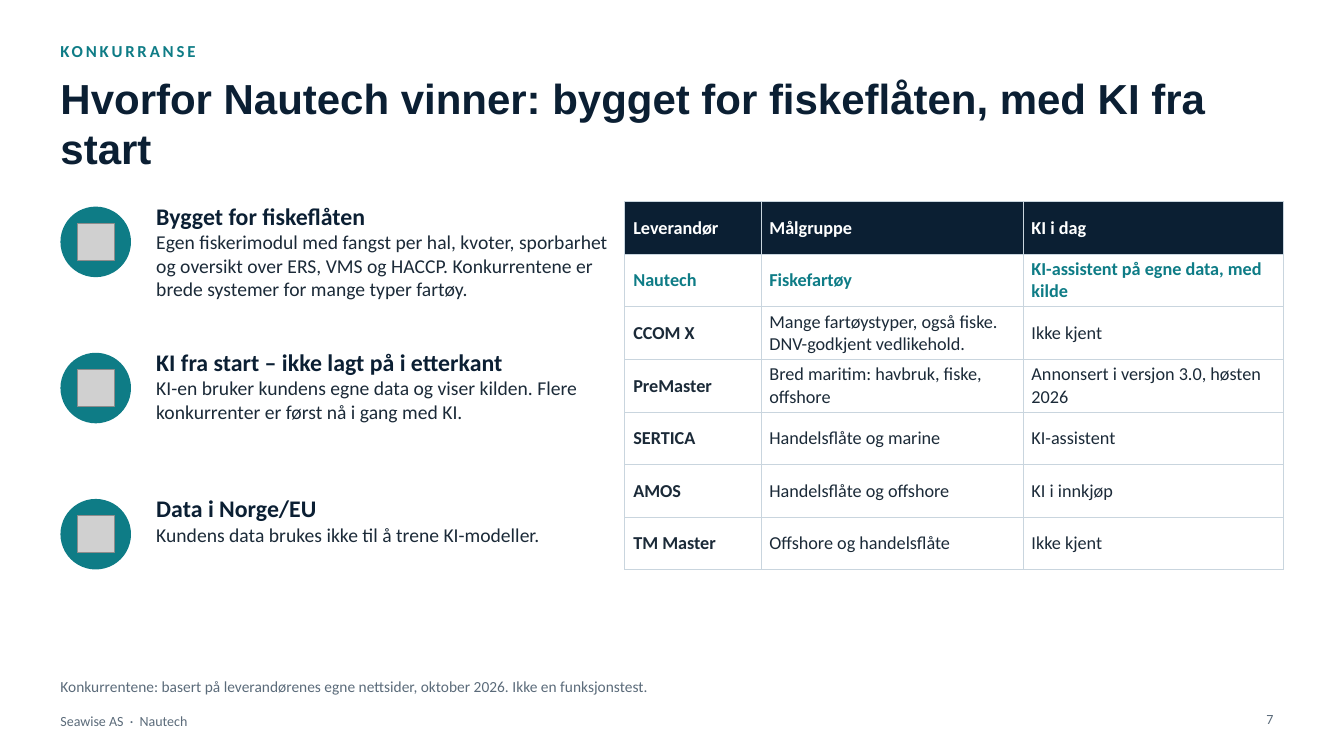
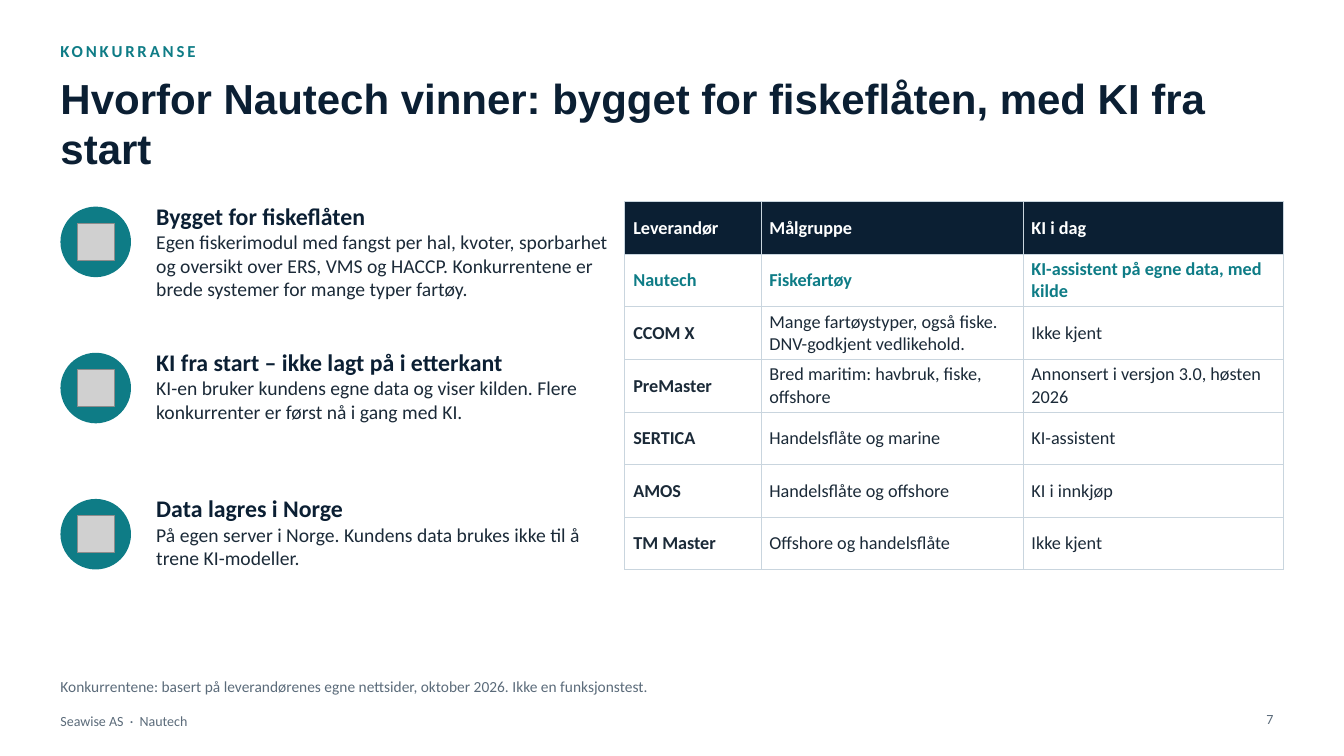
Before and after one commit to akopperstad/Claude, a slide deck: slide 7 of presentasjoner/Nautech - Investorpresentasjon v2.pptx. Drawn at 1344x756 pixels with LibreOffice and Linux fonts; fonts in the diff are those of the drawing; grey boxes stand for pictures. Boxes give left, top, right and bottom in pixels: in the first picture for what was removed or moved away, otherwise in the second. Text is boxed around its words. In the diff, an @@ line names an element or a change of style, - is before the commit and + after.

```diff
--- a/presentasjoner/Nautech - Investorpresentasjon v2.pptx
+++ b/presentasjoner/Nautech - Investorpresentasjon v2.pptx
@@ text at <box>156,500,579,565</box>: text changed @@
-Data i Norge/EU
-Kundens data brukes ikke til å trene KI-modeller.
+Data lagres i Norge
+På egen server i Norge. Kundens data brukes ikke til å trene KI-modeller.
```
Also in this commit, not shown: 6 other slides changed, 1 other file.
